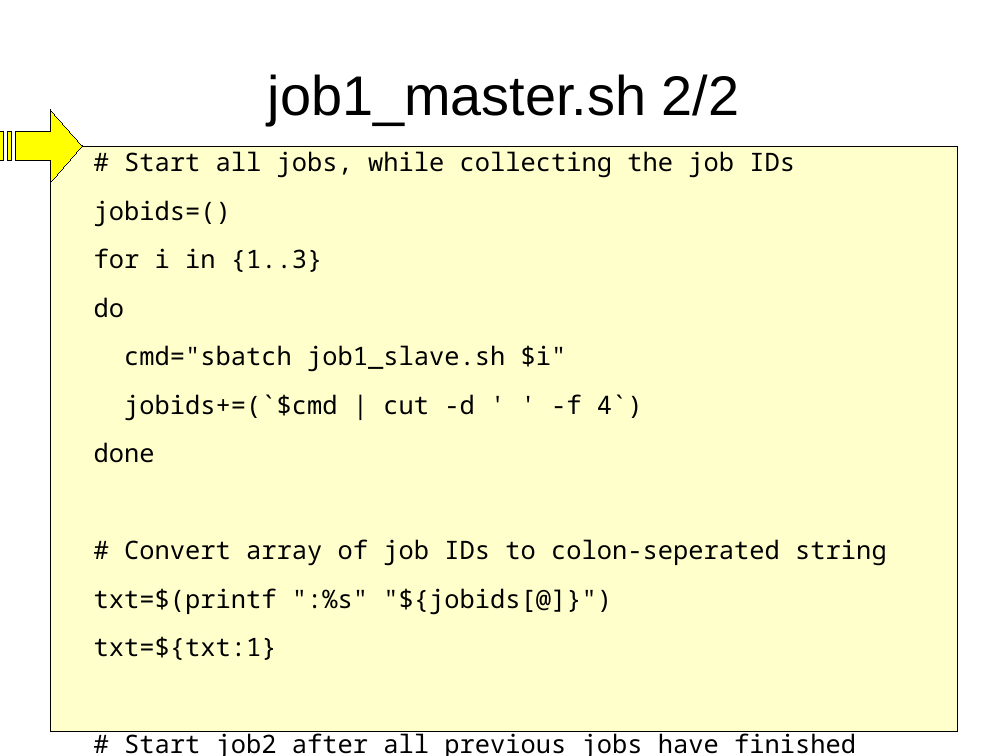
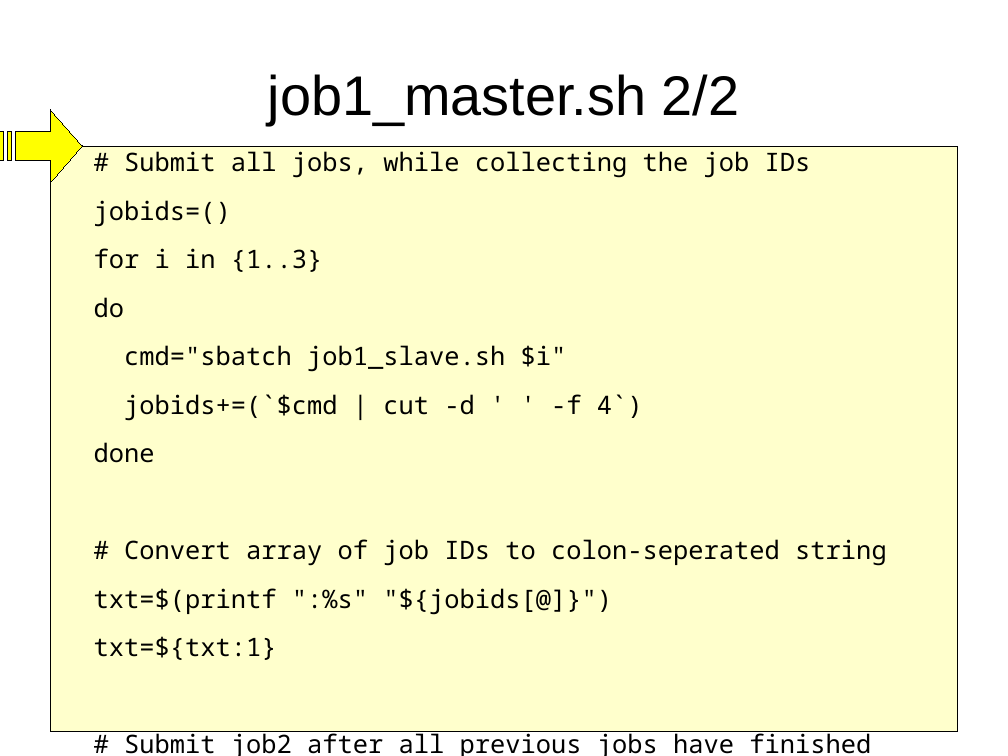
Before and after one commit to richelbilderbeek/peregrine, a slide deck: slide 19 of job_dependencies.odp. Drawn at 1008x756 pixels with LibreOffice and Linux fonts; fonts in the diff are those of the drawing. Boxes give left, top, right and bottom in pixels: in the first picture for what was removed or moved away, otherwise in the second. Text is boxed around its words. In the diff, an @@ line names an element or a change of style, - is before the commit and + after.

```diff
--- a/job_dependencies.odp
+++ b/job_dependencies.odp
@@ text at [124,151,811,178]: text changed @@
-# Start all jobs, while collecting the job IDs
+# Submit all jobs, while collecting the job IDs
@@ text at [124,729,871,756]: text changed @@
-# Start job2 after all previous jobs have finished
+# Submit job2 after all previous jobs have finished
```
Also in this commit, not shown: 2 other slides changed, 1 other file.
